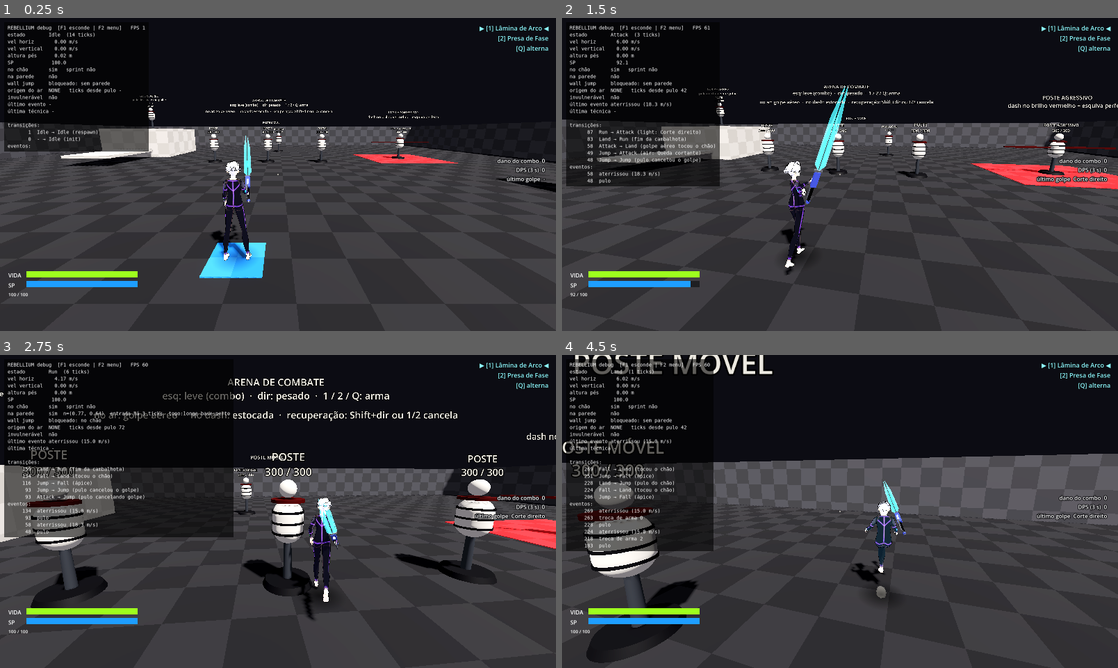
Above: before the commit, frames 1-4 (two rows, left to right).
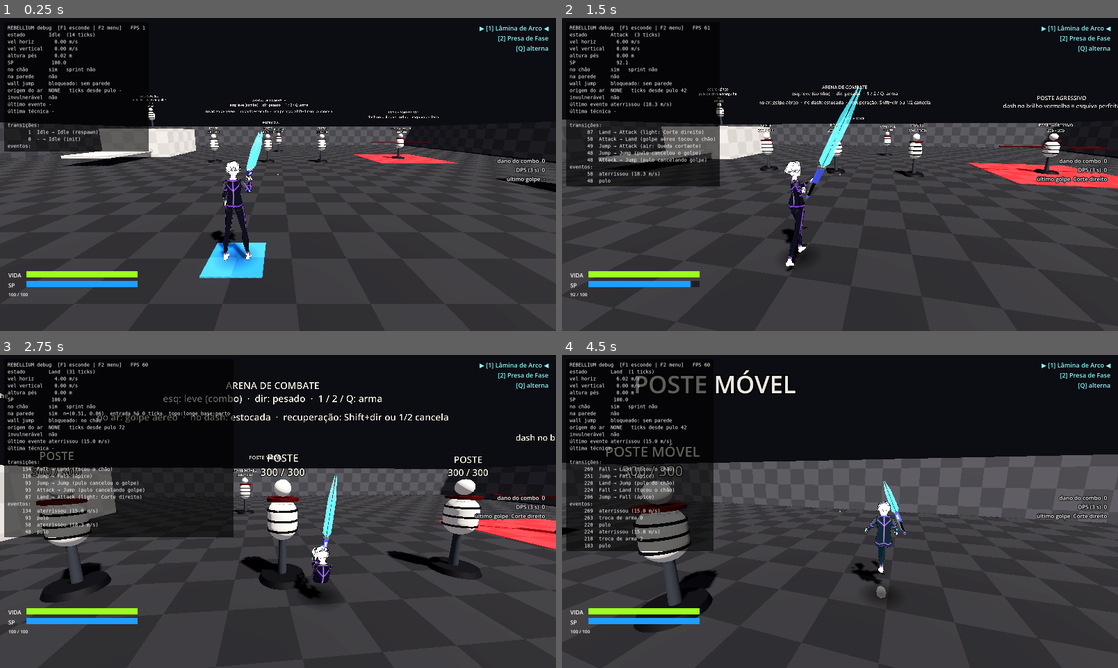
Above: after the commit, the same moments.

Repository: hugolnieri/Rebellium
Game: Godot game, scene res://scenes/arenas/CombatArena.tscn
Two runs of this game, one before a commit and one after it. Both use one fixed random seed, a clock stepped at 60 frames per second and the inputs below.
Inputs (mouse positions are in pixels of both pictures, inside the frame that each line leads up to):
- Up to frame 1 (0.25 s): no input
- Up to frame 2 (1.5 s): tap Enter at 0.5 s; move the mouse to (867, 174) at 0.52 s; hold W (move_forward) from 0.53 s (still down); right-click (867, 174) at 0.6 s; click (867, 174) at 0.67 s; tap Space (jump) at 0.77 s; move the mouse to (812, 174) at 1.27 s; click (812, 174) at 1.35 s
- Up to frame 3 (2.75 s): keep holding W (move_forward); tap Space (jump) at 1.52 s; move the mouse to (289, 505) at 2.02 s; tap V (shoulder_swap) at 2.1 s
- Up to frame 4 (4.5 s): keep holding W (move_forward); move the mouse to (834, 517) at 2.77 s; tap 1 (weapon_slot_1) at 2.85 s; click (834, 517) at 2.92 s; tap Space (jump) at 3.02, 3.77 s; move the mouse to (878, 514) at 3.52 s; tap 2 (weapon_slot_2) at 3.6 s; move the mouse to (795, 508) at 4.27 s; tap Q (weapon_toggle) at 4.35 s

The runs differ from the first frame. In frame 1, 0.4% of the frame differs, in the area x 41-48%, y 36-71%; in frame 2, 3.3%; in frame 3, 8.4%, in the area x 0-100%, y 4-85%; in frame 4, 8.3%.

Commit message:
estrela no dash, cambalhota mais longa, tronco mais inclinado e espada no ombro
- dash vira cambalhota lateral (estrela) para o lado do movimento, no chão e no ar
  (FeedbackConfig.dash_cartwheel)
- cambalhota ao aterrissar dura 0,7 s (roll_duration)
- inclinação do tronco: 26° andando, 45° no sprint
- Lâmina de Arco apoiada no ombro parado/andando (WeaponConfig.rest_on_shoulder);
  sprint mantém a corrida ninja

Co-Authored-By: Claude Opus 5.5 <noreply@anthropic.com>
Claude-Session: https://claude.ai/code/session_01F2bQk4JmWMhxKZmCfNJjFU

Diff:
--- a/config/feedback_config.tres
+++ b/config/feedback_config.tres
@@ -18,7 +18,7 @@
 leg_swing_deg = 42.0
 knee_bend_deg = 70.0
 arm_swing_deg = 38.0
-run_lean_deg = 15.0
+run_lean_deg = 26.0
 sprint_extra_lean_deg = 9.0
 run_bob_height = 0.05
 pose_blend_speed = 16.0
@@ -34,7 +34,8 @@
 idle_weight_shift_deg = 2.5
 idle_stance_width_deg = 10.0
 roll_ball_height = 0.36
-ninja_run_lean_deg = 30.0
+dash_cartwheel = true
+ninja_run_lean_deg = 45.0
 ninja_arm_back_deg = 70.0
 anim_spring_frequency = 6.5
 anim_spring_damping = 0.6
--- a/config/movement_config.tres
+++ b/config/movement_config.tres
@@ -22,7 +22,7 @@
 land_recovery_ticks = 5
 roll_enabled = true
 roll_min_impact_speed = 7.0
-roll_duration = 0.42
+roll_duration = 0.7
 roll_min_speed = 4.0
 roll_deceleration = 8.0
 sp_max = 100.0
--- a/config/weapons/arc_blade/weapon.tres
+++ b/config/weapons/arc_blade/weapon.tres
@@ -19,3 +19,4 @@
 air = ExtResource("7")
 dash = ExtResource("8")
 move_speed_multiplier = 1.0
+rest_on_shoulder = true
--- a/config/weapons/phase_fang/weapon.tres
+++ b/config/weapons/phase_fang/weapon.tres
@@ -20,3 +20,4 @@
 air = ExtResource("8")
 dash = ExtResource("9")
 move_speed_multiplier = 1.08
+rest_on_shoulder = false
--- a/scenes/player/character_model.gd
+++ b/scenes/player/character_model.gd
@@ -48,6 +48,14 @@
 const FINGERS: Array[String] = ["Index", "Middle", "Ring", "Little"]
 ## Quanto cada falange dobra em relação à base.
 const PHALANX_CURL: Array[float] = [1.0, 1.1, 0.8]
+## Braço da arma com a lâmina apoiada no ombro (armas com `rest_on_shoulder`).
+const SHOULDER_REST: Dictionary = {
+	&"shoulder_r": Vector3(0.3, -0.4, 0.55),
+	&"elbow_r": Vector3(2.1, 0, 0),
+	&"wrist_r": Vector3(0.25, -1.0, -0.6),
+}
+## Quanto o quadril sobe no meio da estrela (mãos no chão, corpo de ponta-cabeça).
+const CARTWHEEL_LIFT: float = 0.2
 ## Balanço do cabelo aplicado às mechas presas à cabeça.
 const HAIR_SWAY: float = 0.8
 
@@ -470,6 +478,12 @@
 		sin(_phase) * 0.18 * amount + sin(_time * 0.23) * 0.07 * calm, 0)
 	pose[HIPS_Y] = Vector3(-absf(cos(_phase)) * fb.run_bob_height * amount - 0.02 * calm
 		- breath * 0.004 * calm, 0, 0)
+	var weapon := player.get_weapon()
+	if weapon != null and weapon.rest_on_shoulder:
+		# Lâmina apoiada no ombro direito (parado e andando).
+		for key: StringName in SHOULDER_REST:
+			pose[key] = SHOULDER_REST[key]
+		pose[&"shoulder_r"] += Vector3(sin(_phase) * arm_swing * 0.1 + lift, 0, 0)
 	_sprint_amount = move_toward(_sprint_amount, 1.0 if sprinting else 0.0, get_process_delta_time() * 6.0)
 	if _sprint_amount > 0.0:
 		_ninja_run(pose, _sprint_amount)
@@ -566,6 +580,9 @@
 
 func _dodge_pose(pose: Dictionary) -> void:
 	var fb := _fb()
+	if fb.dash_cartwheel and _dash_progress() < 1.0:
+		_cartwheel_pose(pose)
+		return
 	var local := player.visual.global_basis.inverse() * player.get_horizontal_velocity()
 	var side := clampf(local.x / maxf(player.config.dodge_speed, 0.01), -1.0, 1.0)
 	var forward := clampf(-local.z / maxf(player.config.dodge_speed, 0.01), -1.0, 1.0)
@@ -581,6 +598,28 @@
 	pose[&"shoulder_r"] = Vector3(0.4, 0, 0.8 - side * 0.4)
 	pose[&"elbow_l"] = Vector3(0.9, 0, 0)
 	pose[&"elbow_r"] = Vector3(0.9, 0, 0)
+
+
+## Estrela: braços abertos acima da cabeça e pernas afastadas (o giro vem de _update_trick).
+func _cartwheel_pose(pose: Dictionary) -> void:
+	pose[HIPS_Y] = Vector3.ZERO
+	pose[&"spine"] = Vector3(0.05, 0, 0)
+	pose[&"head"] = Vector3(0.1, 0, 0)
+	pose[&"shoulder_l"] = Vector3(0.15, 0, -2.5)
+	pose[&"shoulder_r"] = Vector3(0.15, 0, 2.5)
+	pose[&"elbow_l"] = Vector3(0.1, 0, 0)
+	pose[&"elbow_r"] = Vector3(0.1, 0, 0)
+	pose[&"thigh_l"] = Vector3(0.05, 0, -0.6)
+	pose[&"thigh_r"] = Vector3(0.05, 0, 0.6)
+	pose[&"knee_l"] = Vector3(-0.15, 0, 0)
+	pose[&"knee_r"] = Vector3(-0.15, 0, 0)
+
+
+## Progresso do deslocamento do dash (1 fora do dash).
+func _dash_progress() -> float:
+	if not player.state_machine.is_in(&"Dodge"):
+		return 1.0
+	return player.state_machine.current.call(&"get_dash_progress")
 
 
 func _hurt_pose(pose: Dictionary) -> void:
@@ -770,6 +809,14 @@
 		basis = basis * Basis(Vector3.RIGHT, -TAU * _ease_in_out(roll))
 		var down := clampf(minf(roll / 0.18, (1.0 - roll) / 0.25), 0.0, 1.0)
 		pivot_y = lerpf(pivot_y, _fb().roll_ball_height, _ease_in_out(down))
+	var dash := _dash_progress()
+	if _trick_timer <= 0.0 and _fb().dash_cartwheel and dash < 1.0:
+		# Cambalhota lateral: gira em torno do eixo da frente, para o lado do dash.
+		var dir: Vector3 = player.state_machine.current.call(&"get_direction")
+		var side := signf((player.visual.global_basis.inverse() * dir).x)
+		var eased := _ease_in_out(dash)
+		basis = basis * Basis(Vector3.BACK, -side * TAU * eased)
+		pivot_y += CARTWHEEL_LIFT * sin(PI * eased)
 	_trick.basis = basis
 	_trick.position.y = pivot_y
 
--- a/scenes/player/states/dodge.gd
+++ b/scenes/player/states/dodge.gd
@@ -107,5 +107,15 @@
 		machine.transition_to(&"Land", "dash no ar tocou o chão")
 
 
+## Progresso 0–1 do deslocamento do dash (para a animação).
+func get_dash_progress() -> float:
+	return clampf(float(machine.ticks_in_state()) / _dash_ticks(), 0.0, 1.0)
+
+
+## Direção do dash no mundo.
+func get_direction() -> Vector3:
+	return _direction
+
+
 func _dash_ticks() -> int:
 	return maxi(player.secs_to_ticks(cfg().dodge_duration), 1)
--- a/scripts/core/feedback_config.gd
+++ b/scripts/core/feedback_config.gd
@@ -23,7 +23,7 @@
 @export_range(0.0, 90.0, 1.0, "suffix:°") var leg_swing_deg: float = 42.0
 @export_range(0.0, 120.0, 1.0, "suffix:°") var knee_bend_deg: float = 70.0
 @export_range(0.0, 90.0, 1.0, "suffix:°") var arm_swing_deg: float = 38.0
-@export_range(0.0, 45.0, 0.5, "suffix:°") var run_lean_deg: float = 15.0
+@export_range(0.0, 45.0, 0.5, "suffix:°") var run_lean_deg: float = 26.0
 @export_range(0.0, 45.0, 0.5, "suffix:°") var sprint_extra_lean_deg: float = 9.0
 @export_range(0.0, 0.3, 0.005, "suffix:m") var run_bob_height: float = 0.05
 ## Velocidade de mistura entre poses (maior = mais seco).
@@ -47,8 +47,10 @@
 @export_range(0.0, 25.0, 0.5, "suffix:°") var idle_stance_width_deg: float = 10.0
 ## Cambalhota: altura do centro do corpo encolhido (as costas encostam no chão no meio do giro).
 @export_range(0.1, 1.0, 0.01, "suffix:m") var roll_ball_height: float = 0.36
+## Dash como estrela (cambalhota lateral): giro completo durante o deslocamento do dash.
+@export var dash_cartwheel: bool = true
 ## Sprint "ninja": tronco bem inclinado e braços esticados para trás.
-@export_range(0.0, 60.0, 0.5, "suffix:°") var ninja_run_lean_deg: float = 30.0
+@export_range(0.0, 60.0, 0.5, "suffix:°") var ninja_run_lean_deg: float = 45.0
 @export_range(0.0, 110.0, 1.0, "suffix:°") var ninja_arm_back_deg: float = 70.0
 
 @export_group("Molas da animação")
--- a/scripts/core/movement_config.gd
+++ b/scripts/core/movement_config.gd
@@ -43,7 +43,7 @@
 @export var roll_enabled: bool = true
 ## Impacto mínimo (velocidade de queda) para rolar.
 @export_range(0.0, 40.0, 0.5, "suffix:m/s") var roll_min_impact_speed: float = 7.0
-@export_range(0.1, 1.5, 0.01, "suffix:s") var roll_duration: float = 0.42
+@export_range(0.1, 1.5, 0.01, "suffix:s") var roll_duration: float = 0.7
 ## Velocidade mínima para frente durante a cambalhota.
 @export_range(0.0, 15.0, 0.1, "suffix:m/s") var roll_min_speed: float = 4.0
 @export_range(0.0, 60.0, 0.5, "suffix:m/s²") var roll_deceleration: float = 8.0
--- a/scripts/core/weapon_config.gd
+++ b/scripts/core/weapon_config.gd
@@ -23,3 +23,5 @@
 @export_group("Manuseio")
 ## Multiplicador da velocidade de andar/correr com esta arma.
 @export_range(0.5, 1.5, 0.01) var move_speed_multiplier: float = 1.0
+## Parado/andando a arma fica apoiada no ombro (no sprint segue a corrida ninja).
+@export var rest_on_shoulder: bool = false
Not shown, changed: docs/ESCOPO.md
Not shown, changed: docs/ROTEIRO_TESTE.md
